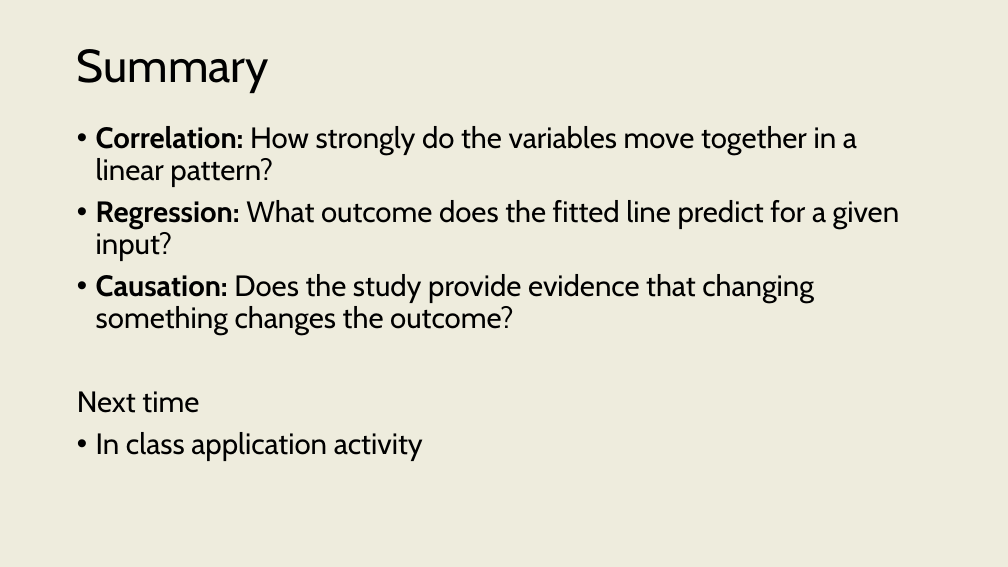
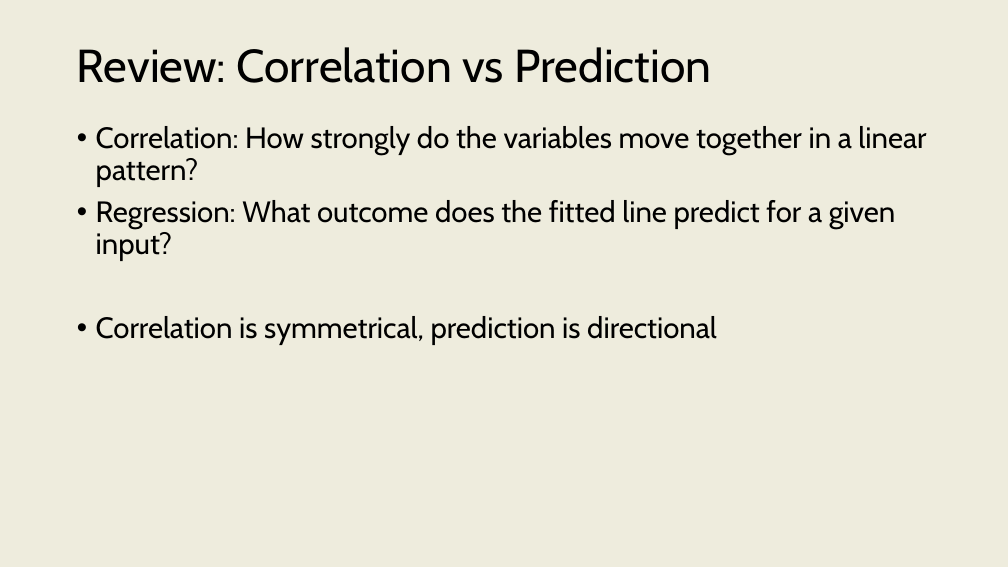
Before and after one commit to onishisaryu/HES-3000-Sports-Data-Analytics, a slide deck: slide 3 of pptx/Lecture11.pptx (slide 24 before the commit). Drawn at 1008x567 pixels with LibreOffice and Linux fonts; fonts in the diff are those of the drawing. Boxes give left, top, right and bottom in pixels: in the first picture for what was removed or moved away, otherwise in the second. Text is boxed around its words. In the diff, an @@ line names an element or a change of style, - is before the commit and + after.

```diff
--- a/pptx/Lecture11.pptx
+++ b/pptx/Lecture11.pptx
@@ title at bbox=[77, 47, 711, 83]: text changed @@
-Summary
+Review: Correlation vs Prediction
@@ text at bbox=[96, 126, 926, 261]: bold off in "Correlation:", "Regression:" @@
@@ text at bbox=[96, 316, 717, 345]: text changed @@
-• Causation: Does the study provide evidence that changing something changes the outcome?
-Next time
-• In class application activity
+• Correlation is symmetrical, prediction is directional
```
Also in this commit, not shown: 4 other slides changed, 21 slides added, 19 slides removed, 7 other files.
